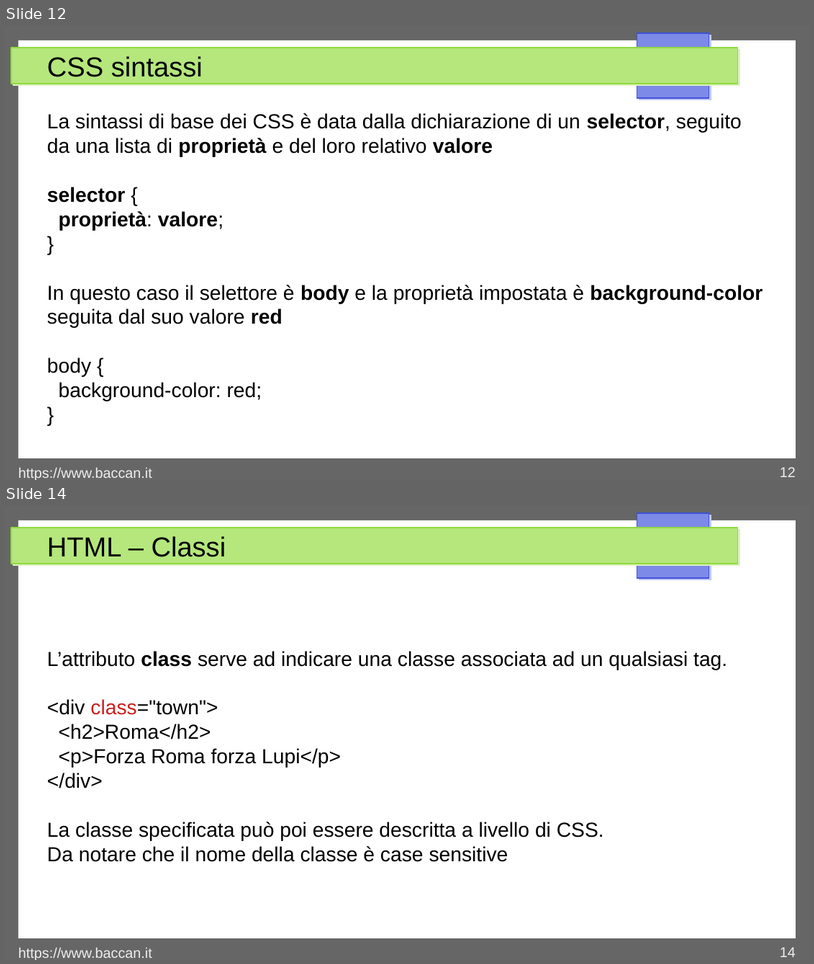
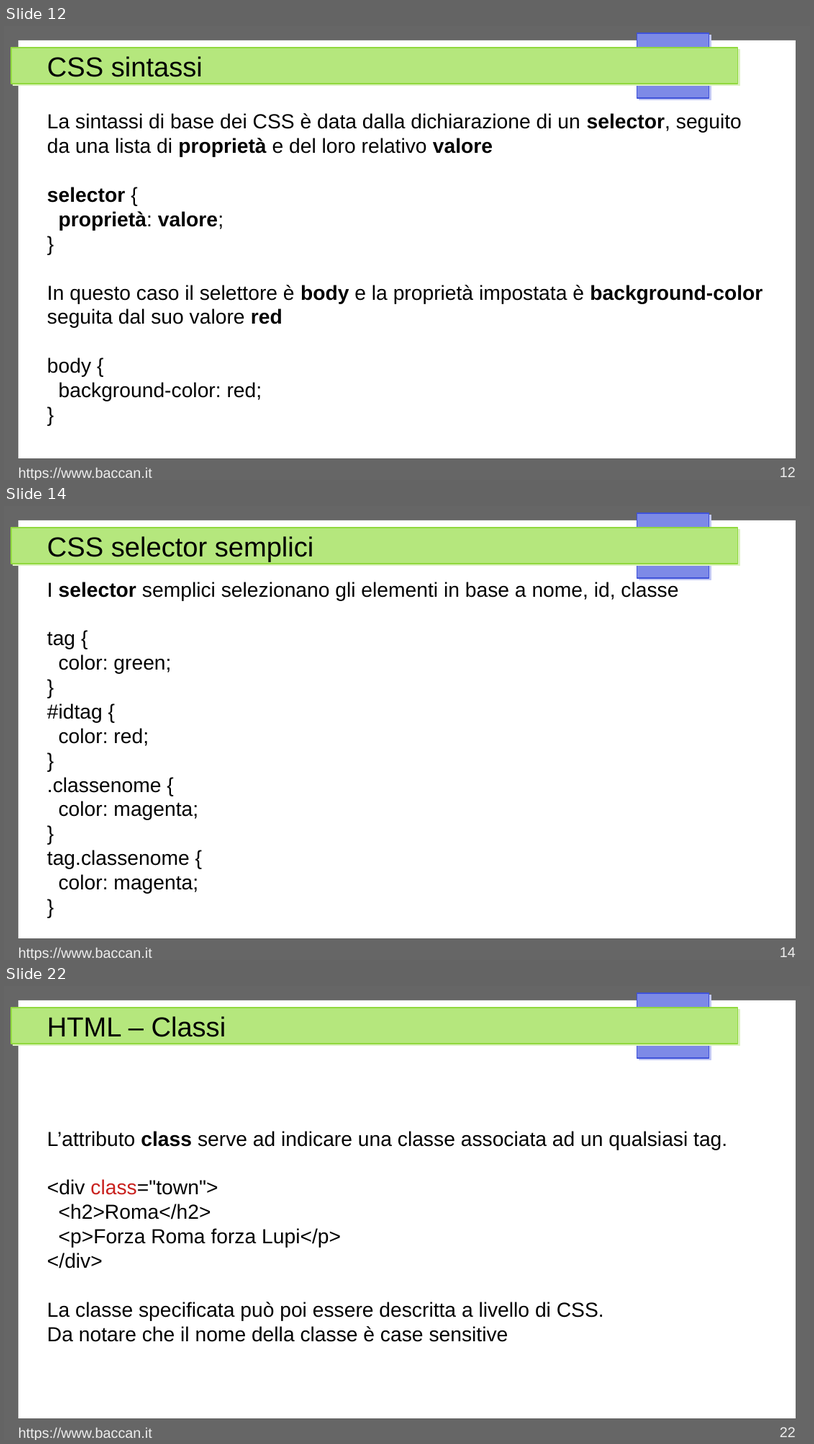
Before and after one commit to matteobaccan/CorsoCSS, a slide deck: Chapter_css.odp. Shown one above the other, each under a label of ours: slides 12 and 14 before the commit, slides 12, 14 and 22 after it; the slides between them are not shown. The pictures are 814x964 and 814x1444 pixels, drawn with LibreOffice and Linux fonts; fonts in the diff are those of the drawing. Boxes give left, top, right and bottom in pixels: in the first picture for what was removed or moved away, otherwise in the second. Text is boxed around its words. In the diff, an @@ line names an element or a change of style, - is before the commit and + after.

Commit message:
I selector

```diff
--- a/Chapter_css.odp
+++ b/Chapter_css.odp
@@ slide 14 added at <box>4,506,810,960</box>, background #FFFFFF; not listed: 4 template elements that a slide beside it also shows @@
@@ title added at <box>47,536,314,562</box>, 27 pt, text #000000 @@
+CSS selector semplici
@@ text added at <box>47,582,679,893</box>, 20 pt, text #000000 @@
+I selector semplici selezionano gli elementi in base a nome, id, classe
+tag {
+color: green;
+}
+#idtag {
+color: red;
+}
+.classenome {
+color: magenta;
+}
+tag.classenome {
+color: magenta;
+}
@@ text added at <box>18,947,152,960</box>, 14 pt, text #EEEEEE @@
+https://www.baccan.it
@@ page number added at <box>780,947,796,957</box>, 14 pt, text #EEEEEE @@
+14
@@ what was slide 14 is now slide 22 @@
@@ page number at <box>780,1427,796,1437</box>: text changed @@
-14
+22
```
Also in this commit, not shown: 1 slide changed, 7 other slides added, 5 other files.
